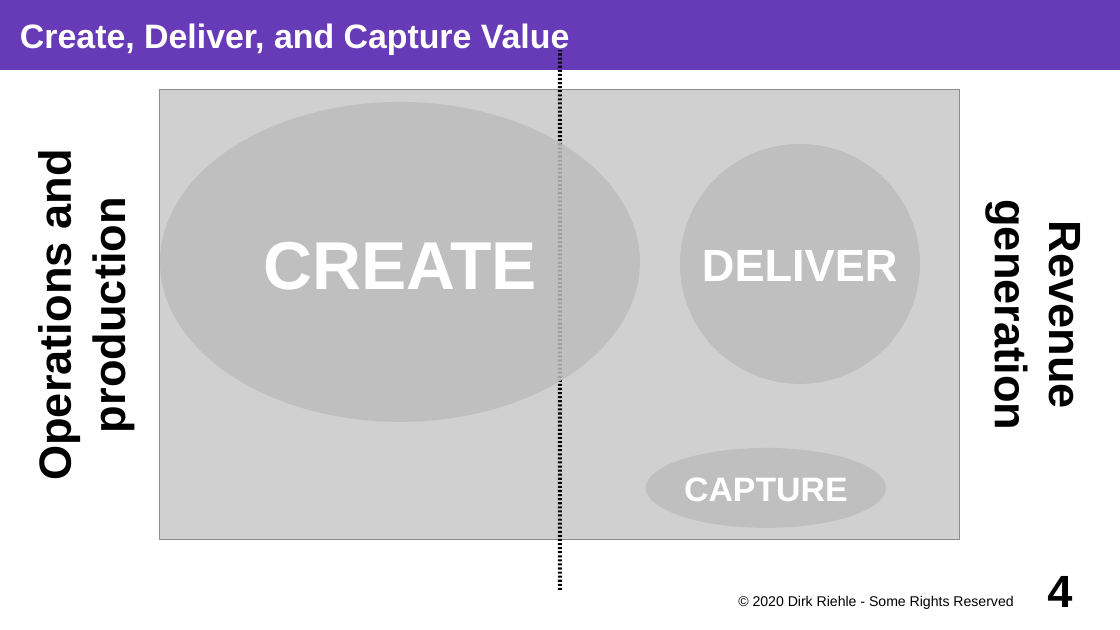
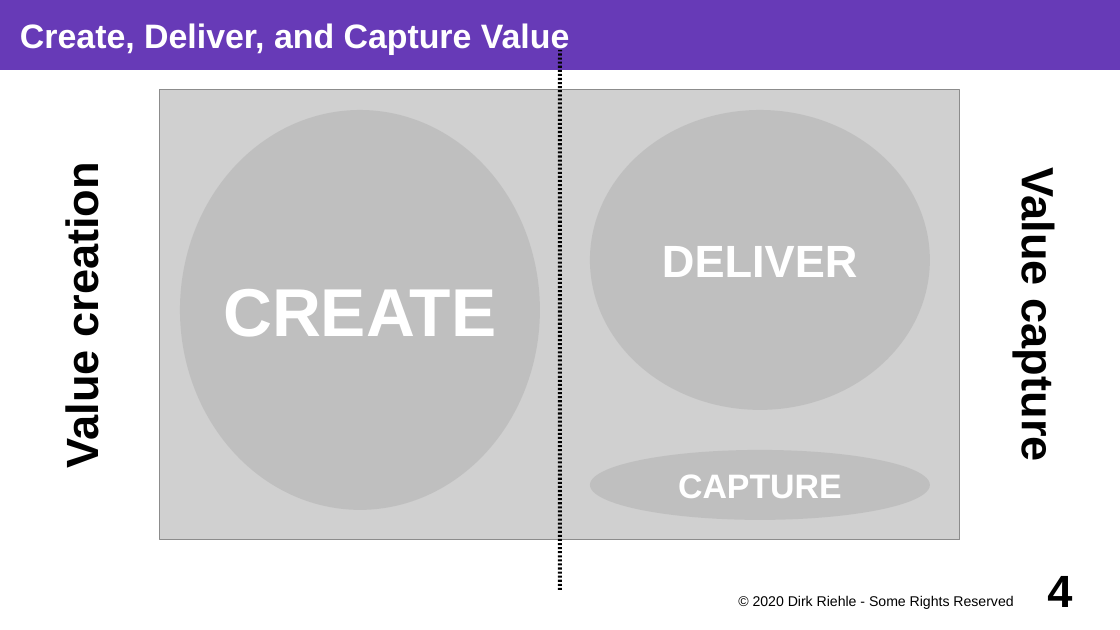
Before and after one commit to dirkriehle/coss-course, a slide deck: slide 4 of Lecture slides/COSS A03 - The Business Model Canvas.odp. Drawn at 1120x630 pixels with LibreOffice and Linux fonts; fonts in the diff are those of the drawing; grey boxes stand for pictures. Boxes give left, top, right and bottom in pixels: in the first picture for what was removed or moved away, otherwise in the second. Text is boxed around its words. In the diff, an @@ line names an element or a change of style, - is before the commit and + after.

Commit message:
Fixed residuals from change to value capture/creation

```diff
--- a/Lecture slides/COSS A03 - The Business Model Canvas.odp
+++ b/Lecture slides/COSS A03 - The Business Model Canvas.odp
@@ ellipse "CREATE" resized from (x1=161, y1=102, x2=640, y2=422) to (x1=180, y1=110, x2=540, y2=510) @@
@@ ellipse "DELIVER" resized from (x1=680, y1=144, x2=920, y2=384) to (x1=590, y1=110, x2=931, y2=410) @@
@@ text at (x1=57, y1=179, x2=107, y2=465): text changed @@
-Operations and
-production
+Value creation
@@ text at (x1=1012, y1=179, x2=1062, y2=457): text changed @@
-Revenue
-generation
+Value capture
@@ ellipse "CAPTURE" resized from (x1=646, y1=448, x2=886, y2=528) to (x1=590, y1=450, x2=931, y2=520) @@
```
Also in this commit, not shown: 1 other slide changed, 5 other files.
